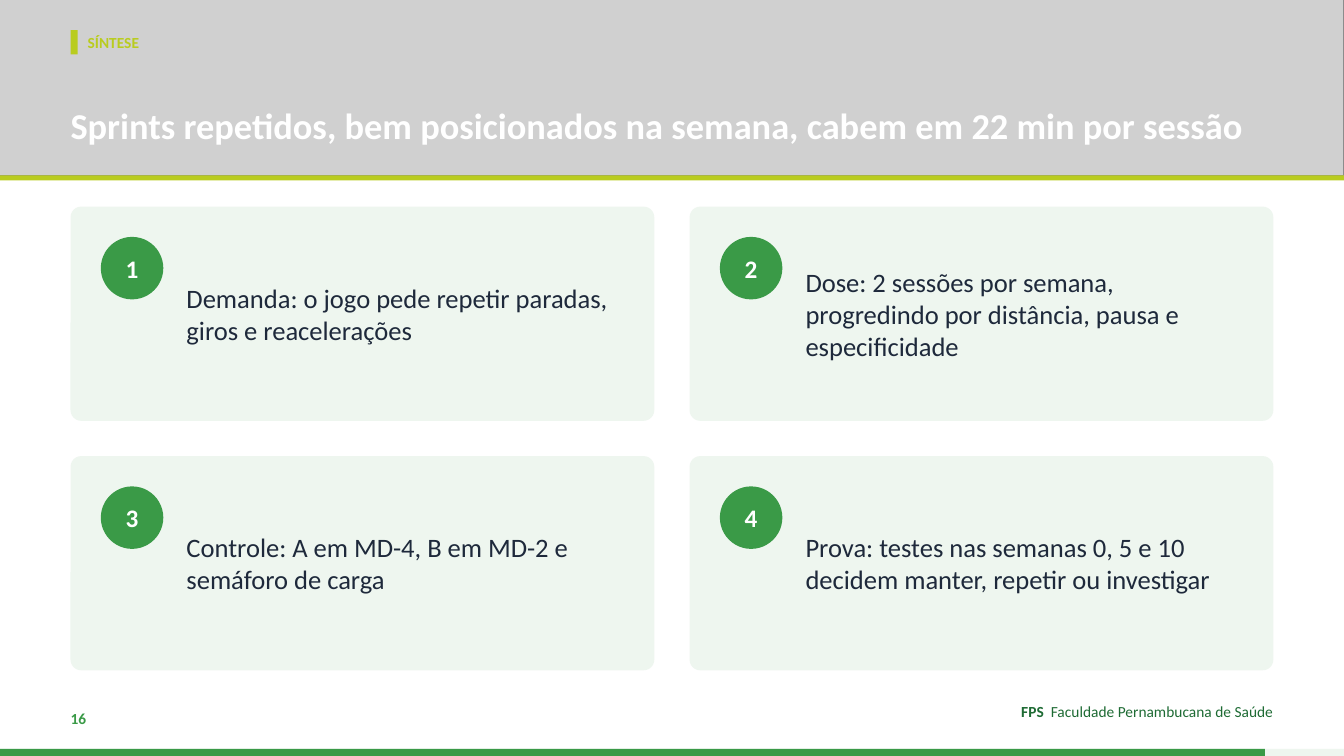
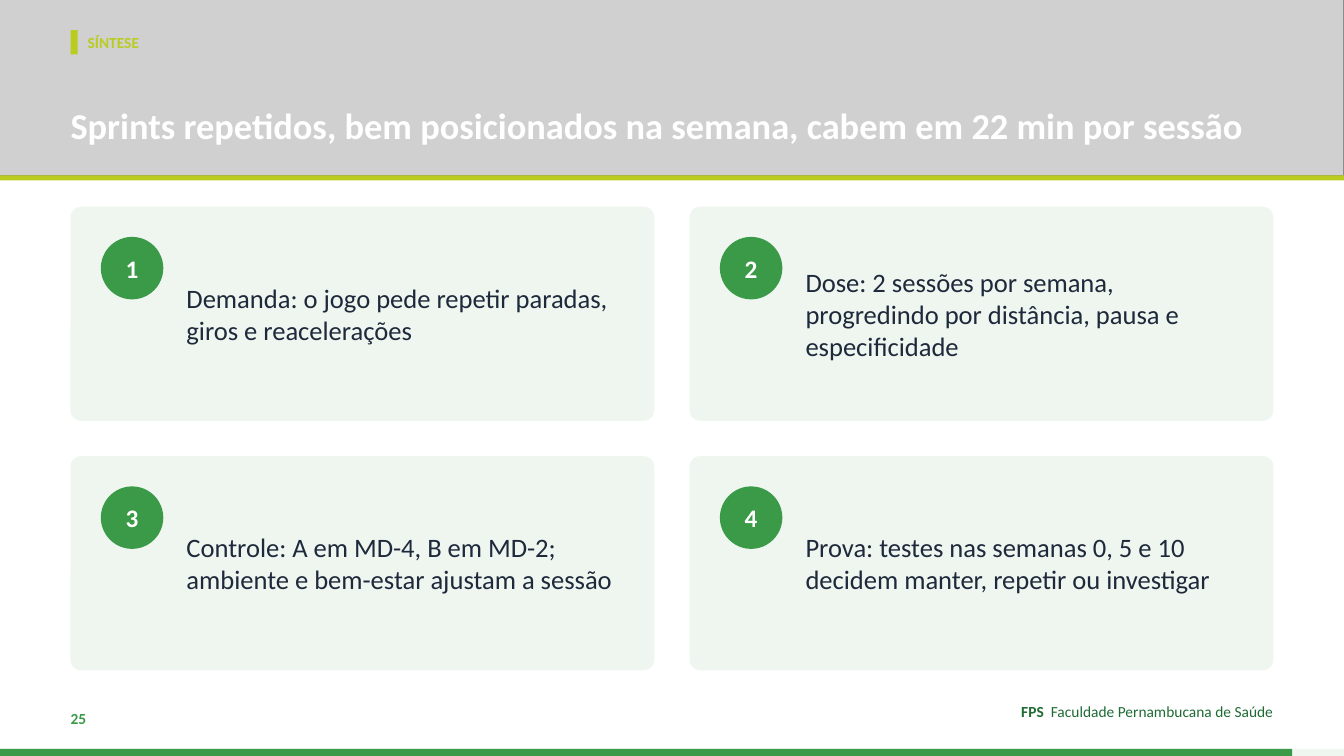
Before and after one commit to Institutomoraisandrade/CRM, a slide deck: slide 25 of trabalho-fps/trabalhos/2026-11-11-handebol-rsa/apresentacao.pptx (slide 16 before the commit). Drawn at 1344x756 pixels with LibreOffice and Linux fonts; fonts in the diff are those of the drawing; grey boxes stand for pictures. Boxes give left, top, right and bottom in pixels: in the first picture for what was removed or moved away, otherwise in the second. Text is boxed around its words. In the diff, an @@ line names an element or a change of style, - is before the commit and + after.

```diff
--- a/trabalho-fps/trabalhos/2026-11-11-handebol-rsa/apresentacao.pptx
+++ b/trabalho-fps/trabalhos/2026-11-11-handebol-rsa/apresentacao.pptx
@@ text at (x1=186, y1=538, x2=612, y2=594): text changed @@
-Controle: A em MD-4, B em MD-2 e semáforo de carga
+Controle: A em MD-4, B em MD-2; ambiente e bem-estar ajustam a sessão
@@ text at (x1=71, y1=714, x2=87, y2=724): text changed @@
-16
+25
@@ rectangle resized from (x1=0, y1=749, x2=1265, y2=756) to (x1=0, y1=749, x2=1293, y2=756) @@
```
Also in this commit, not shown: 16 other slides changed, 10 slides added, 5 other files.
